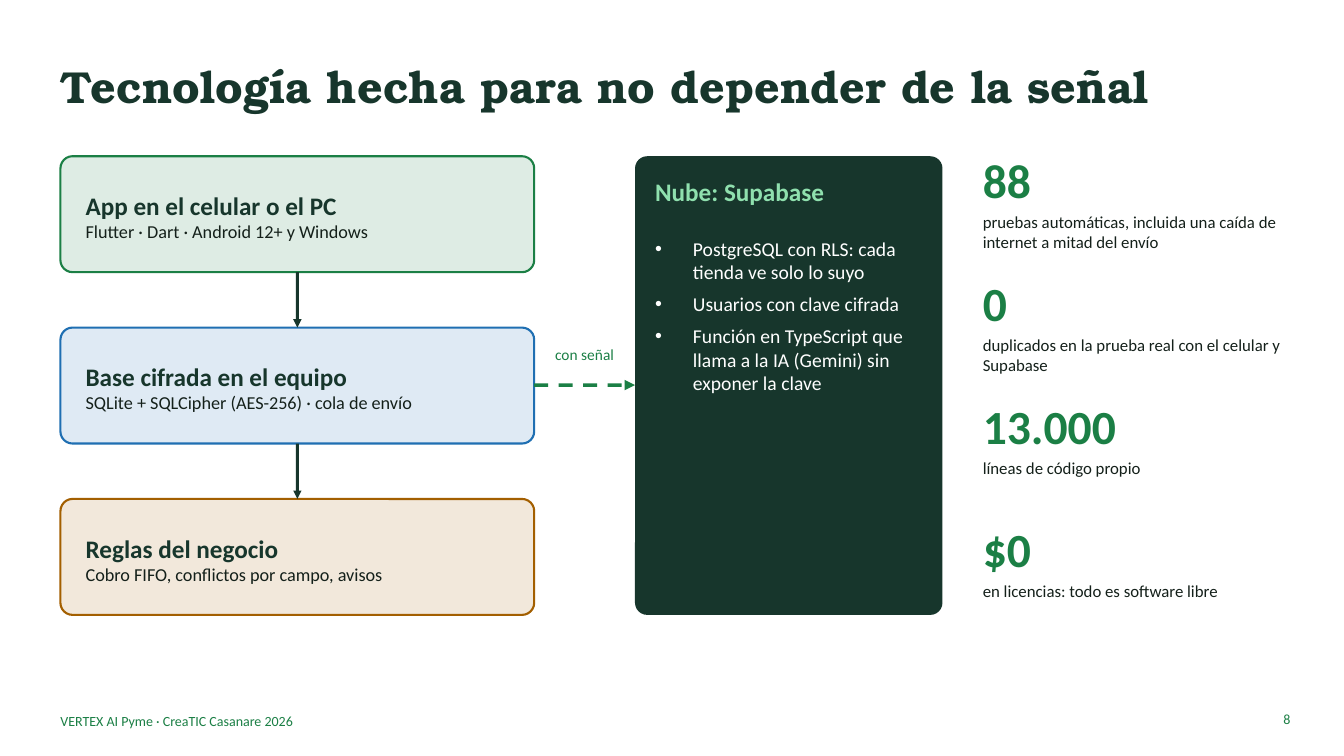
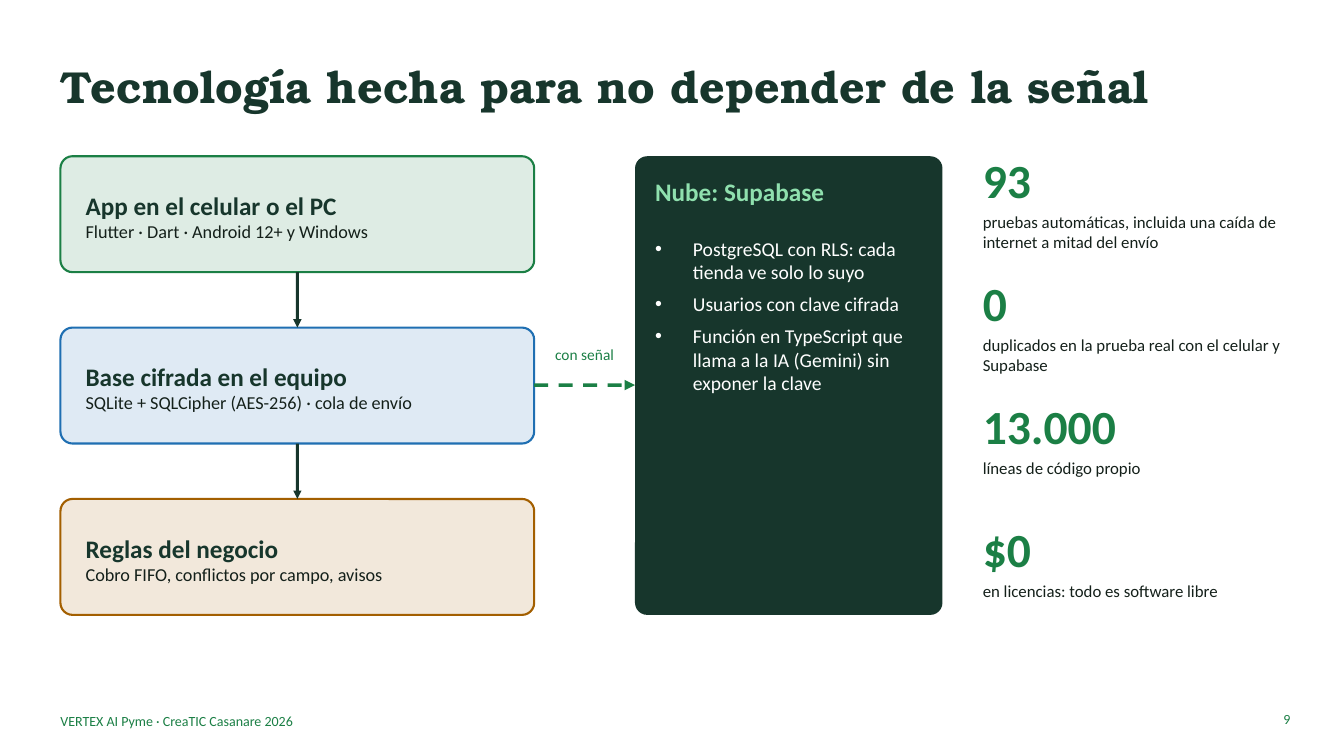
Before and after one commit to ingdavidortegaf-lab/vertex-ai-pyme, a slide deck: slide 9 of docs/pitch/VERTEX_AI_Pyme_Pitch.pptx (slide 8 before the commit). Drawn at 1344x756 pixels with LibreOffice and Linux fonts; fonts in the diff are those of the drawing. Boxes give left, top, right and bottom in pixels: in the first picture for what was removed or moved away, otherwise in the second. Text is boxed around its words. In the diff, an @@ line names an element or a change of style, - is before the commit and + after.

```diff
--- a/docs/pitch/VERTEX_AI_Pyme_Pitch.pptx
+++ b/docs/pitch/VERTEX_AI_Pyme_Pitch.pptx
@@ text at (983, 166, 1031, 199): text changed @@
-88
+93
@@ page number at (1283, 715, 1290, 724): text changed @@
-8
+9
```
Also in this commit, not shown: 1 other slide changed, 2 slides added, 21 other files.
